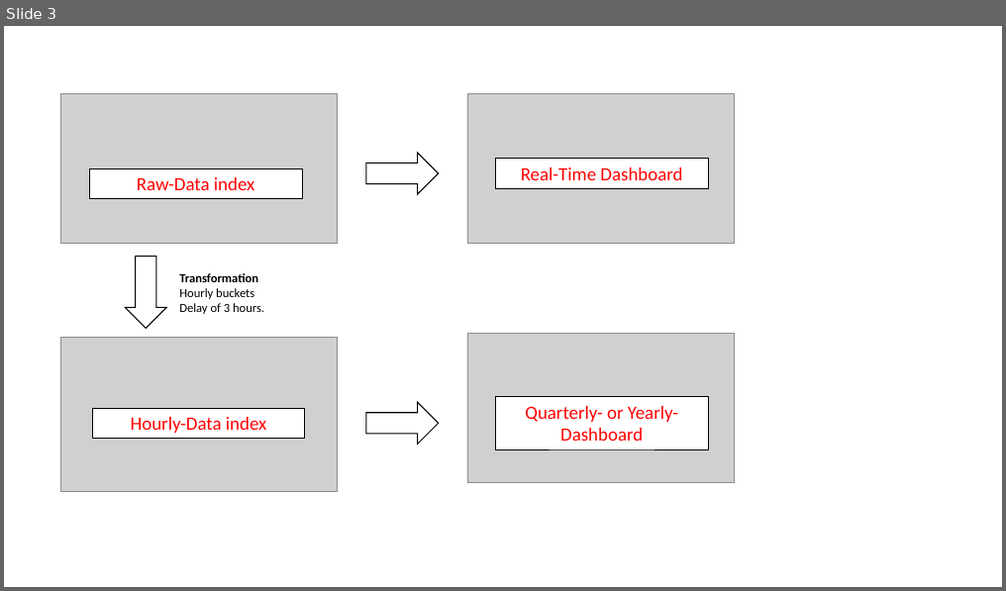
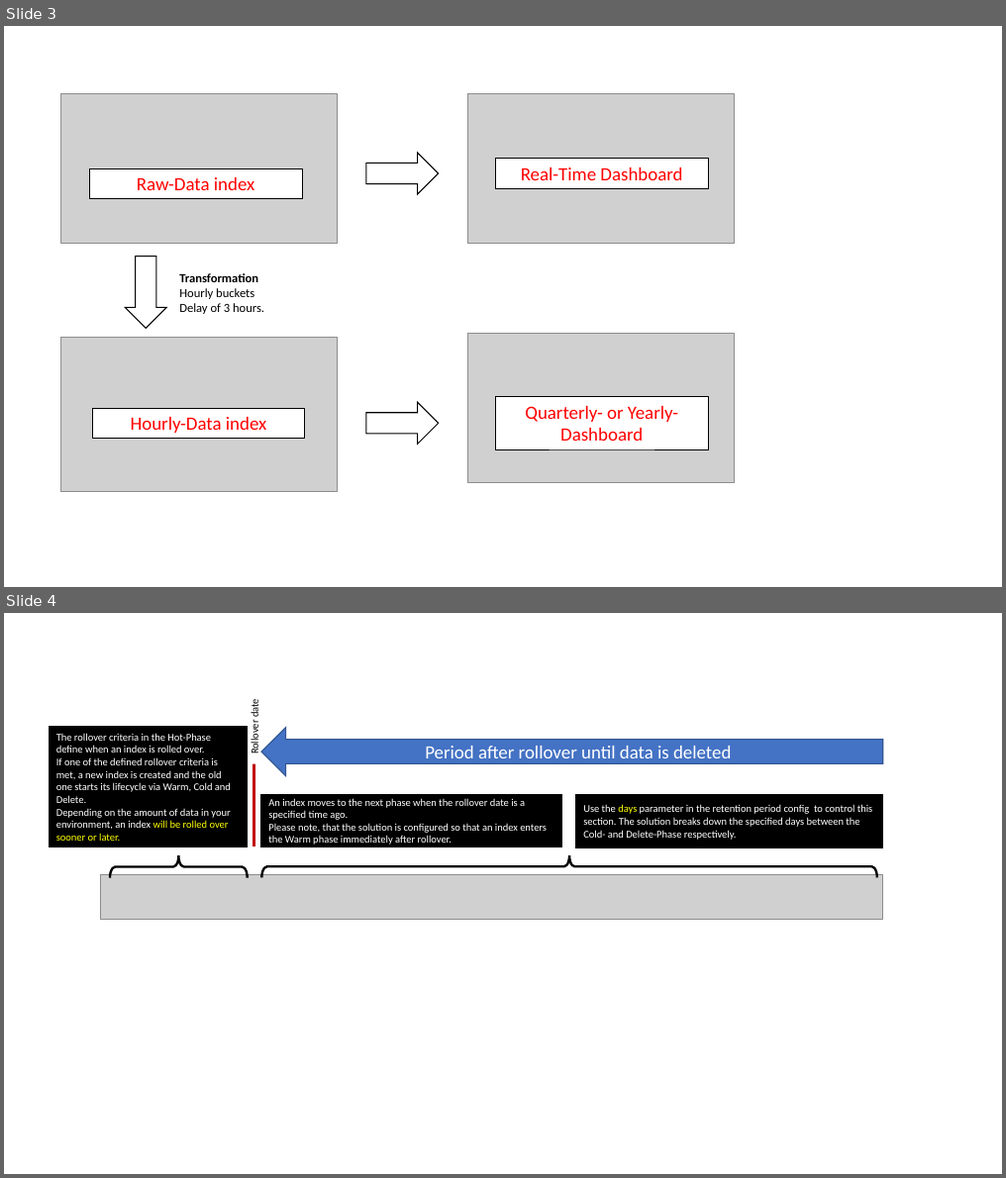
Before and after one commit to Axway-API-Management-Plus/apigateway-openlogging-elk, a slide deck: imgs/overview.pptx. Shown one above the other, each under a label of ours: slide 3 before the commit, slides 3 and 4 after it. The pictures are 1006x591 and 1006x1178 pixels, drawn with LibreOffice and Linux fonts; fonts in the diff are those of the drawing; grey boxes stand for pictures. Boxes give left, top, right and bottom in pixels: in the first picture for what was removed or moved away, otherwise in the second. Text is boxed around its words. In the diff, an @@ line names an element or a change of style, - is before the commit and + after.

Commit message:
Documentation of Index-ILM

```diff
--- a/imgs/overview.pptx
+++ b/imgs/overview.pptx
@@ slide 4 added at <box>4,613,1002,1174</box>, background #FFFFFF @@
@@ rectangle added at <box>248,690,260,764</box>, fill #FFFFFF, 10 pt, text #000000 @@
+Rollover date
@@ rectangle added at <box>49,727,247,848</box>, fill #000000, outline #000000 1 pt, 10 pt, text #FFFFFF @@
+The rollover criteria in the Hot-Phase define when an index is rolled over.
+If one of the defined rollover criteria is met, a new index is created and the old one starts its lifecycle via Warm, Cold and Delete.
+Depending on the amount of data in your environment, an index will be rolled over sooner or later.
@@ line added from (254, 727) to (254, 847), #C00000 2.25 pt @@
@@ left arrow added at <box>261,728,883,776</box>, fill #4472C4, outline #325491 1 pt, 18 pt, text #FFFFFF @@
+Period after rollover until data is deleted
@@ rectangle added at <box>261,795,561,848</box>, fill #000000, outline #000000 1 pt, 10 pt, text #FFFFFF @@
+An index moves to the next phase when the rollover date is a specified time ago.
+Please note, that the solution is configured so that an index enters the Warm phase immediately after rollover.
@@ rectangle added at <box>576,795,883,848</box>, fill #000000, outline #000000 1 pt, 10 pt, text #FFFFFF @@
+Use the days parameter in the retention period config to control this section. The solution breaks down the specified days between the Cold- and Delete-Phase respectively.
@@ picture added at <box>100,874,883,919</box> @@
@@ left brace added at <box>110,857,248,878</box>, outline #000000 2.25 pt @@
@@ left brace added at <box>262,856,877,878</box>, outline #000000 2.25 pt @@
```
Also in this commit, not shown: 4 other files.
